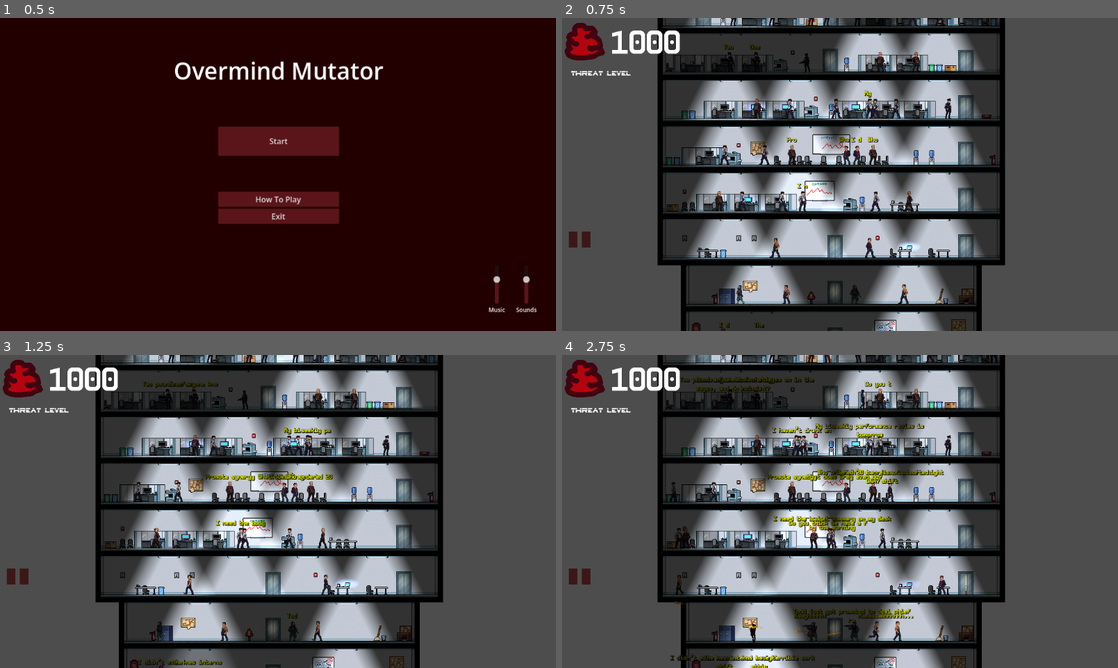
Above: before the commit, frames 1-4 (two rows, left to right).
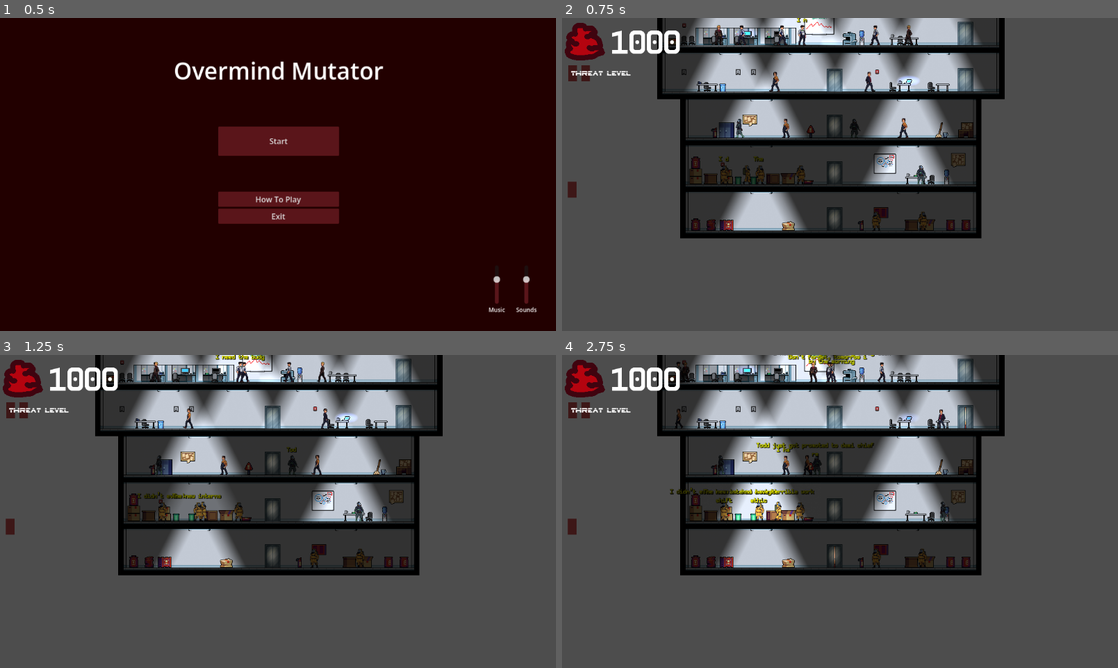
Above: after the commit, the same moments.

Repository: Lambosaurus/wildjam-mutation
Game: Godot game, scene res://ui/start_screen.tscn
Two runs of this game, one before a commit and one after it. Both use one fixed random seed, a clock stepped at 60 frames per second and the inputs below.
Inputs (mouse positions are in pixels of both pictures, inside the frame that each line leads up to):
- Up to frame 1 (0.5 s): no input
- Up to frame 2 (0.75 s): click "Start" at 0.5 s
- Up to frame 3 (1.25 s): no input
- Up to frame 4 (2.75 s): tap Enter at 1.25 s; drag from (584, 577) to (967, 583) at 1.27 s; drag from (728, 630) to (967, 583) at 2.02 s

Frame 1 is identical in both runs. In frame 2, 54% of the frame differs, in the area x 1-80%, y 0-100%; in frame 3, 53%; in frame 4, 54%.

Commit message:
Start camera lower

Diff:
--- a/main/main.tscn
+++ b/main/main.tscn
@@ -303,7 +303,7 @@
 human_type = ExtResource("17_d8vpj")
 
 [node name="MainCamera" type="Camera2D" parent="." unique_id=35768897]
-position = Vector2(575, 326)
+position = Vector2(576, 670)
 
 [node name="GUILayer" type="CanvasLayer" parent="." unique_id=1429688143]
 
